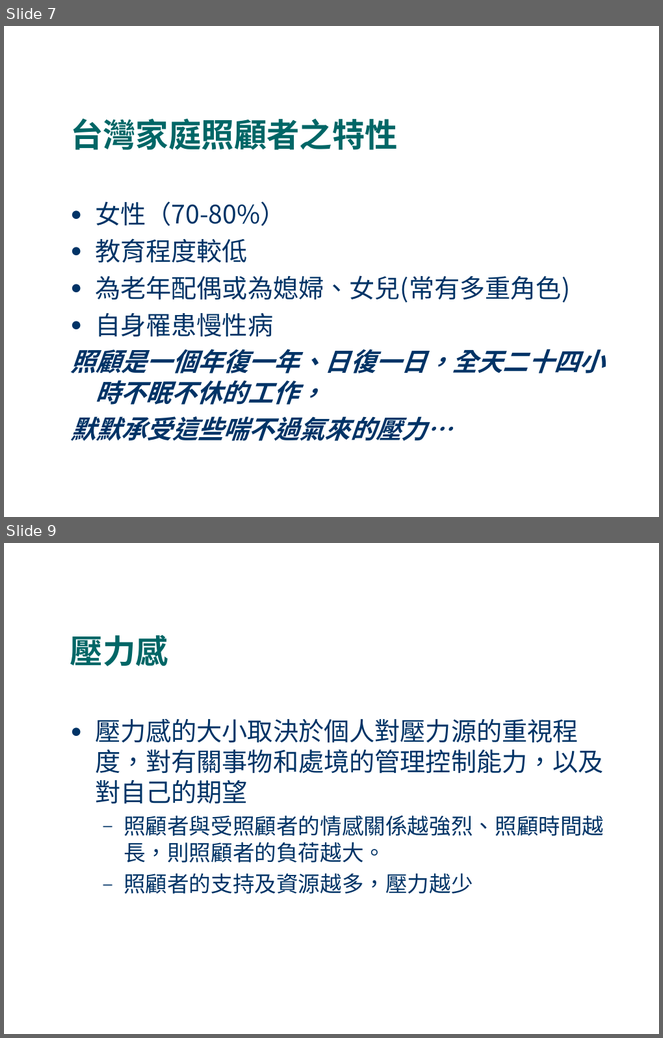
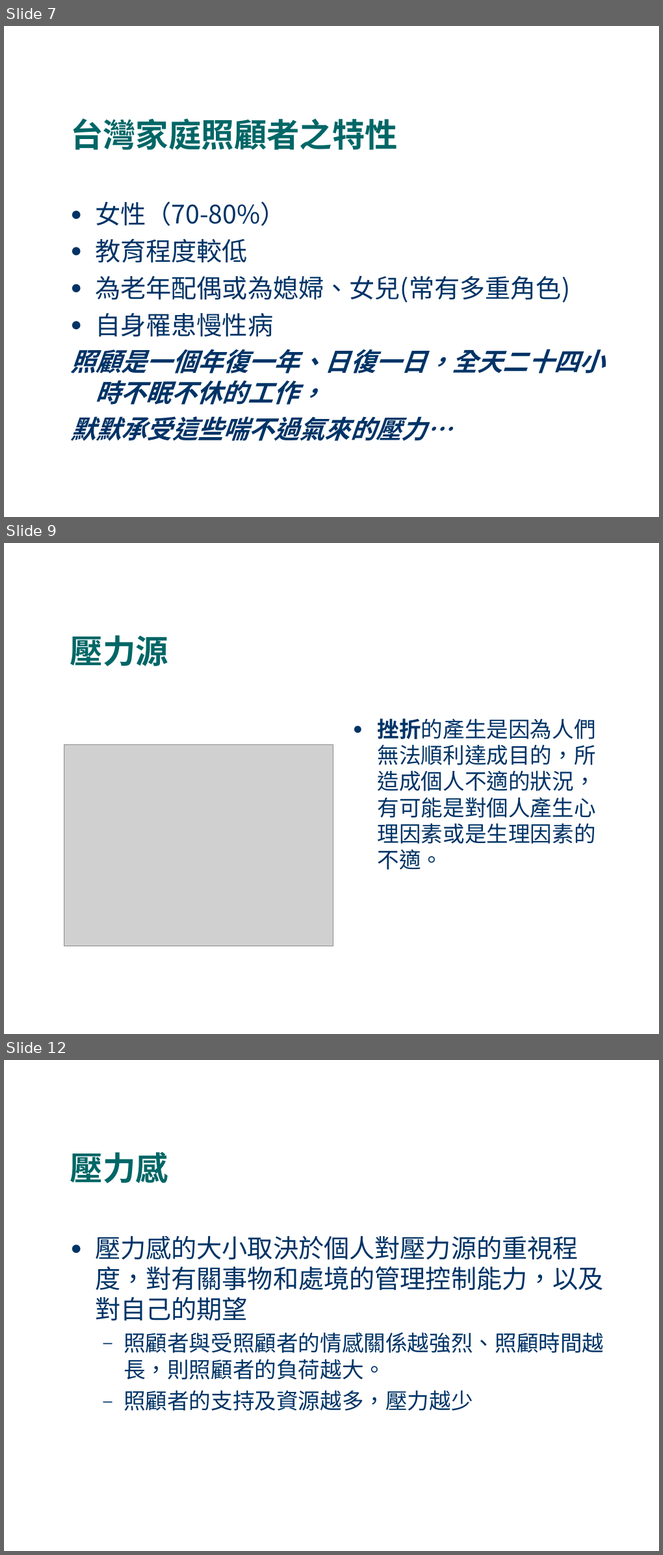
Before and after one commit to fhopecc/stxt, a slide deck: doc/tutorial/home_care.odp. Shown one above the other, each under a label of ours: slides 7 and 9 before the commit, slides 7, 9 and 12 after it; the slides between them are not shown. The pictures are 663x1038 and 663x1555 pixels, drawn with LibreOffice and Linux fonts; fonts in the diff are those of the drawing; grey boxes stand for pictures. Boxes give left, top, right and bottom in pixels: in the first picture for what was removed or moved away, otherwise in the second. Text is boxed around its words. In the diff, an @@ line names an element or a change of style, - is before the commit and + after.

```diff
--- a/doc/tutorial/home_care.odp
+++ b/doc/tutorial/home_care.odp
@@ slide 9 added at [4, 543, 659, 1034], background #FFFFFF @@
@@ title added at [70, 635, 168, 667], 36 pt, text #006666, bold @@
+壓力源
@@ text added at [378, 719, 596, 870], 24 pt, text #003366 @@
+● 挫折的產生是因為人們無法順利達成目的，所造成個人不適的狀況，有可能是對個人產生心理因素或是生理因素的不適。
@@ picture added at [64, 745, 334, 947] @@
@@ what was slide 9 is now slide 12 @@
```
Also in this commit, not shown: 1 slide changed, 2 other slides added, 11 other files.
